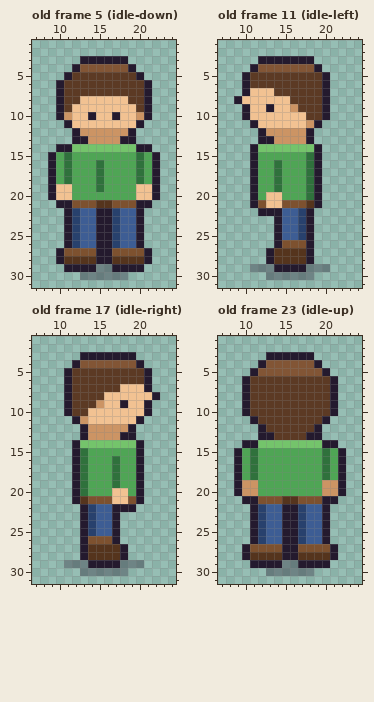
Two states of a pixel-art file, build/aseprite/actor_hero.aseprite. Above, as it was before the edit.
32x32 pixels, 24 frames. Shown: old frame 5 (idle-down): x 7..24, y 1..31; old frame 11 (idle-left): x 7..24, y 1..31; old frame 17 (idle-right): x 7..24, y 1..31; old frame 23 (idle-up): x 7..24, y 1..31. The commit also changed other frames, which this record leaves out.
The same view after the edit:
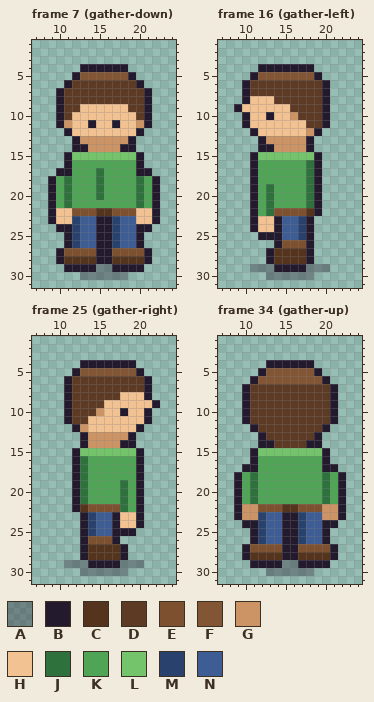
Palette (. is transparent): A #241a2e5a  B #241a2e  C #55341d  D #5c3a24  E #7d512f  F #825535  G #cc9464  H #f2c292  J #2f713c  K #4fa555  L #74c46b  M #28416d  N #3d5d94
A new or re-ordered frame is compared with the old frame closest to it.
Changes in this commit:
frames 24 -> 36
--- frame 7 (gather-down) is new; against old frame 5 (idle-down), layer "actor"
@@ x 7..24 @@
  2 ..................
- 3 ......BBBBBB......
- 4 .....BFFFFFFB.....
- 5 ....BDDDDDDDDB....
- 6 ...BDDDDDDDDDDB...
+ 3 ..................
+ 4 ......BBBBBB......
+ 5 .....BFFFFFFB.....
+ 6 ....BDDDDDDDDB....
  7 ...BDDDDDDDDDDB...
- 8 ...BDDHHHHHHDDB...
- 9 ...BDHHHHHHHHDB...
-10 ...BGHHBHHBHHGB...
-11 ....BHHHHHHHHB....
-12 .....BGGGGGGB.....
-13 .....BBGGGGBB.....
-14 ...BBLLLLLLLLBB...
-15 ..BKJKKKKKKKKJKB..
-16 ..BKJKKKJKKKKJKB..
-17 ..BKJKKKJKKKKJKB..
+ 8 ...BDDDDDDDDDDB...
+ 9 ...BDDHHHHHHDDB...
+10 ...BDHHHHHHHHDB...
+11 ...BGHHBHHBHHGB...
+12 ....BHHHHHHHHB....
+13 .....BGGGGGGB.....
+14 .....BBGGGGBB.....
+15 ....BLLLLLLLLB....
+16 ....BKKKKKKKKB....
+17 ...BBKKKJKKKKBB...
 18 ..BKJKKKJKKKKJKB..
-19 ..BHHKKKJKKKKHHB..
-20 ..BHHKKKKKKKKHHB..
-21 ...BBEEECCEEEBB...
-22 ....BMNNBBMNNB....
-23 ....BMNNBBMNNB....
-24 ....BMNNBBMNNB....
+19 ..BKJKKKJKKKKJKB..
+20 ..BKJKKKJKKKKJKB..
+21 ..BKJKKKKKKKKJKB..
+22 ..BHHEEECCEEEHHB..
+23 ..BHHMNNBBMNNHHB..
+24 ...BBMNNBBMNNBB...
 25 ....BMNNBBMNNB....
--- frame 16 (gather-left) is new; against old frame 11 (idle-left), layer "actor"
@@ x 7..24 @@
  2 ..................
- 3 .....BBBBBBB......
- 4 ....BFFFFFFFB.....
- 5 ...BDDDDDDDDDB....
+ 3 ..................
+ 4 .....BBBBBBB......
+ 5 ....BFFFFFFFB.....
  6 ...BDDDDDDDDDB....
- 7 ...BHHHDDDDDDB....
- 8 ..BHHHHHHDDDDB....
- 9 ...BHHBHHGDDDB....
-10 ...BHHHHHHHDDB....
-11 ....BHHHHHHGB.....
-12 .....BGGGGGB......
-13 .....BBGGGGB......
-14 ....BLLLLLLLB.....
-15 ....BKKKKKKJB.....
-16 ....BKKJKKKJB.....
-17 ....BKKJKKKJB.....
-18 ....BKKJKKKJB.....
-19 ....BKKJKKKJB.....
-20 ....BKHHKKKJB.....
-21 ....BEHHEEECB.....
-22 .....BBBNNMB......
-23 .......BNNMB......
-24 .......BNNMB......
-25 .......BNNMB......
+ 7 ...BDDDDDDDDDB....
+ 8 ...BHHHDDDDDDB....
+ 9 ..BHHHHHHDDDDB....
+10 ...BHHBHHGDDDB....
+11 ...BHHHHHHHDDB....
+12 ....BHHHHHHGB.....
+13 .....BGGGGGB......
+14 .....BBGGGGB......
+15 ....BLLLLLLLB.....
+16 ....BKKKKKKJB.....
+17 ....BKKKKKKJB.....
+18 ....BKKKKKKJB.....
+19 ....BKJKKKKJB.....
+20 ....BKJKKKKJB.....
+21 ....BKJKKKKJB.....
+22 ....BKJEEEECB.....
+23 ....BHHBNNMB......
+24 ....BHHBNNMB......
+25 .....BBBNNMB......
 26 .......BEEEB......
--- frame 25 (gather-right) is new; against old frame 17 (idle-right), layer "actor"
@@ x 7..24 @@
  2 ..................
- 3 ......BBBBBBB.....
- 4 .....BFFFFFFFB....
- 5 ....BDDDDDDDDDB...
+ 3 ..................
+ 4 ......BBBBBBB.....
+ 5 .....BFFFFFFFB....
  6 ....BDDDDDDDDDB...
- 7 ....BDDDDDDHHHB...
- 8 ....BDDDDHHHHHHB..
- 9 ....BDDDGHHBHHB...
-10 ....BDDHHHHHHHB...
-11 .....BGHHHHHHB....
-12 ......BGGGGGB.....
-13 ......BGGGGBB.....
-14 .....BLLLLLLLB....
-15 .....BJKKKKKKB....
-16 .....BJKKKJKKB....
-17 .....BJKKKJKKB....
-18 .....BJKKKJKKB....
-19 .....BJKKKJKKB....
-20 .....BJKKKHHKB....
-21 .....BCEEEHHEB....
-22 ......BMNNBBB.....
-23 ......BMNNB.......
-24 ......BMNNB.......
-25 ......BMNNB.......
+ 7 ....BDDDDDDDDDB...
+ 8 ....BDDDDDDHHHB...
+ 9 ....BDDDDHHHHHHB..
+10 ....BDDDGHHBHHB...
+11 ....BDDHHHHHHHB...
+12 .....BGHHHHHHB....
+13 ......BGGGGGB.....
+14 ......BGGGGBB.....
+15 .....BLLLLLLLB....
+16 .....BJKKKKKKB....
+17 .....BJKKKKKKB....
+18 .....BJKKKKKKB....
+19 .....BJKKKKJKB....
+20 .....BJKKKKJKB....
+21 .....BJKKKKJKB....
+22 .....BCEEEEJKB....
+23 ......BMNNBHHB....
+24 ......BMNNBHHB....
+25 ......BMNNBBB.....
 26 ......BEEEB.......
--- frame 34 (gather-up) is new; against old frame 23 (idle-up), layer "actor"
@@ x 7..24 @@
  2 ..................
- 3 ......BBBBBB......
- 4 .....BFFFFFFB.....
- 5 ....BFFFFFFFFB....
- 6 ...BDDDDDDDDDDB...
+ 3 ..................
+ 4 ......BBBBBB......
+ 5 .....BFFFFFFB.....
+ 6 ....BFFFFFFFFB....
  7 ...BDDDDDDDDDDB...
@@ x 7..24 @@
 10 ...BDDDDDDDDDDB...
-11 ....BDDDDDDDDB....
-12 .....BDDDDDDB.....
-13 .....BBDDDDBB.....
-14 ...BBLLLLLLLLBB...
-15 ..BKJKKKKKKKKJKB..
-16 ..BKJKKKKKKKKJKB..
-17 ..BKJKKKKKKKKJKB..
+11 ...BDDDDDDDDDDB...
+12 ....BDDDDDDDDB....
+13 .....BDDDDDDB.....
+14 .....BBDDDDBB.....
+15 ....BLLLLLLLLB....
+16 ....BKKKKKKKKB....
+17 ...BBKKKKKKKKBB...
 18 ..BKJKKKKKKKKJKB..
-19 ..BGGKKKKKKKKGGB..
-20 ..BGGKKKKKKKKGGB..
-21 ...BBEEECCEEEBB...
-22 ....BMNNBBMNNB....
-23 ....BMNNBBMNNB....
-24 ....BMNNBBMNNB....
+19 ..BKJKKKKKKKKJKB..
+20 ..BKJKKKKKKKKJKB..
+21 ..BKJKKKKKKKKJKB..
+22 ..BGGEEECCEEEGGB..
+23 ..BGGMNNBBMNNGGB..
+24 ...BBMNNBBMNNBB...
 25 ....BMNNBBMNNB....
